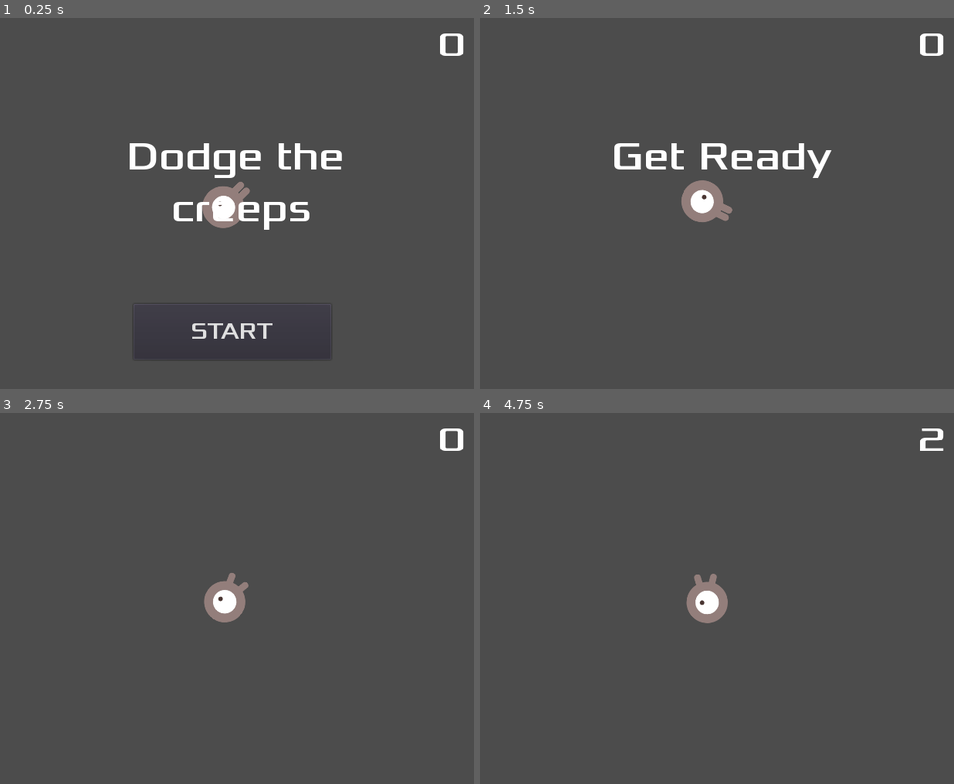
Above: before the commit, frames 1-4 (two rows, left to right).
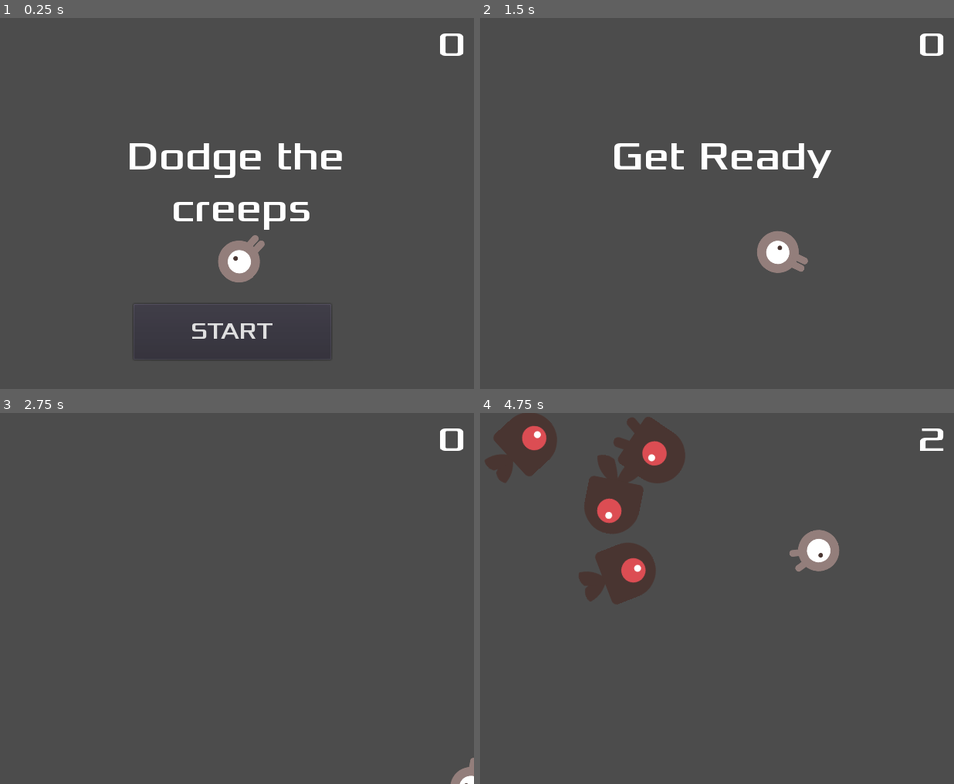
Above: after the commit, the same moments.

Repository: dpensi/Dodger
Game: Godot game, scene res://scenes/Main.tscn
The game is run twice, just before and just after one commit, with the same random seed, the same clock (stepped at 60 frames per second) and the same inputs. Before the commit the project starts from res://scenes/Dodger.tscn.
Inputs (mouse positions are in pixels of both pictures, inside the frame that each line leads up to):
- Up to frame 1 (0.25 s): no input
- Up to frame 2 (1.5 s): click "START" at 0.5 s; tap Enter at 1.25 s; move the mouse to (816, 184) at 1.27 s; hold D (ui_right) from 1.28 s (still down)
- Up to frame 3 (2.75 s): move the mouse to (127, 617) at 2.02 s; release D (ui_right) at 2.03 s; hold Down (ui_down) from 2.03 s (still down)
- Up to frame 4 (4.75 s): move the mouse to (754, 516) at 2.77 s; release Down (ui_down) at 2.78 s; hold D (ui_right) 2.78-3.53 s; move the mouse to (683, 672) at 3.52 s; hold W (ui_up) 3.53-4.28 s; move the mouse to (854, 654) at 4.27 s; hold Left (ui_left) from 4.28 s (still down)

The runs differ from the first frame. In frame 1, 1.5% of the frame differs, in the area x 42-56%, y 44-72%; in frame 2, 1.7%; in frame 3, 1.0%; in frame 4, 8.7%, in the area x 1-76%, y 0-57%.

Commit message:
Revert "camera follows player"
This reverts commit 648a9b08d0eb7308ba4ae6233a6315b8685dd654.

Fixes camera follow the mouse

Diff:
--- a/project.godot
+++ b/project.godot
@@ -16,7 +16,7 @@
 [application]
 
 config/name="Dodger"
-run/main_scene="res://scenes/Dodger.tscn"
+run/main_scene="res://scenes/Main.tscn"
 config/icon="res://icon.png"
 
 [display]
--- a/scenes/Dodger.tscn
+++ b/scenes/Main.tscn
@@ -1,22 +1,23 @@
 [gd_scene load_steps=8 format=2]
 
-[ext_resource path="res://scenes/Mob.tscn" type="PackedScene" id=1]
-[ext_resource path="res://scenes/HUD.tscn" type="PackedScene" id=2]
-[ext_resource path="res://scripts/Main.gd" type="Script" id=3]
-[ext_resource path="res://dodge_assets/art/House In a Forest Loop.ogg" type="AudioStream" id=4]
-[ext_resource path="res://dodge_assets/art/gameover.wav" type="AudioStream" id=5]
-[ext_resource path="res://scenes/Player.tscn" type="PackedScene" id=6]
+[ext_resource path="res://scripts/Main.gd" type="Script" id=1]
+[ext_resource path="res://scenes/Player.tscn" type="PackedScene" id=2]
+[ext_resource path="res://scenes/Mob.tscn" type="PackedScene" id=3]
+[ext_resource path="res://scenes/HUD.tscn" type="PackedScene" id=4]
+[ext_resource path="res://dodge_assets/art/House In a Forest Loop.ogg" type="AudioStream" id=5]
+[ext_resource path="res://dodge_assets/art/gameover.wav" type="AudioStream" id=6]
 
 [sub_resource type="Curve2D" id=1]
 _data = {
 "points": PoolVector2Array( 0, 0, 0, 0, 56, -88, 0, 0, 0, 0, 536, -88, 0, 0, 0, 0, 646.127, 269.112, 0, 0, 0, 0, 536, 632, 0, 0, 0, 0, 56, 632, 0, 0, 0, 0, 56, -88 )
 }
 
-[node name="Dodger" type="Node"]
-script = ExtResource( 3 )
-Mob = ExtResource( 1 )
+[node name="Main" type="Node"]
+script = ExtResource( 1 )
+Mob = ExtResource( 3 )
 
-[node name="Player" parent="." instance=ExtResource( 6 )]
+[node name="Player" parent="." instance=ExtResource( 2 )]
+position = Vector2( 340.139, 310.089 )
 z_index = 1
 
 [node name="MobTimer" type="Timer" parent="."]
--- a/scenes/Player.tscn
+++ b/scenes/Player.tscn
@@ -35,7 +35,4 @@
 [node name="CollisionShape2D" type="CollisionShape2D" parent="."]
 position = Vector2( -0.263519, -0.790558 )
 shape = SubResource( 2 )
-
-[node name="Camera2D" type="Camera2D" parent="."]
-current = true
 [connection signal="body_entered" from="." to="." method="_on_Player_body_entered"]
--- a/scripts/Player.gd
+++ b/scripts/Player.gd
@@ -31,8 +31,8 @@
 
 func move(delta):
 	position += direction * delta
-	# position.x = clamp(position.x, 0, screen_size.x)
-	# position.y = clamp(position.y, 0, screen_size.y)
+	position.x = clamp(position.x, 0, screen_size.x)
+	position.y = clamp(position.y, 0, screen_size.y)
 
 
 func animate():
Not shown: 1 places in scenes/Main.tscn that only renumber resources
